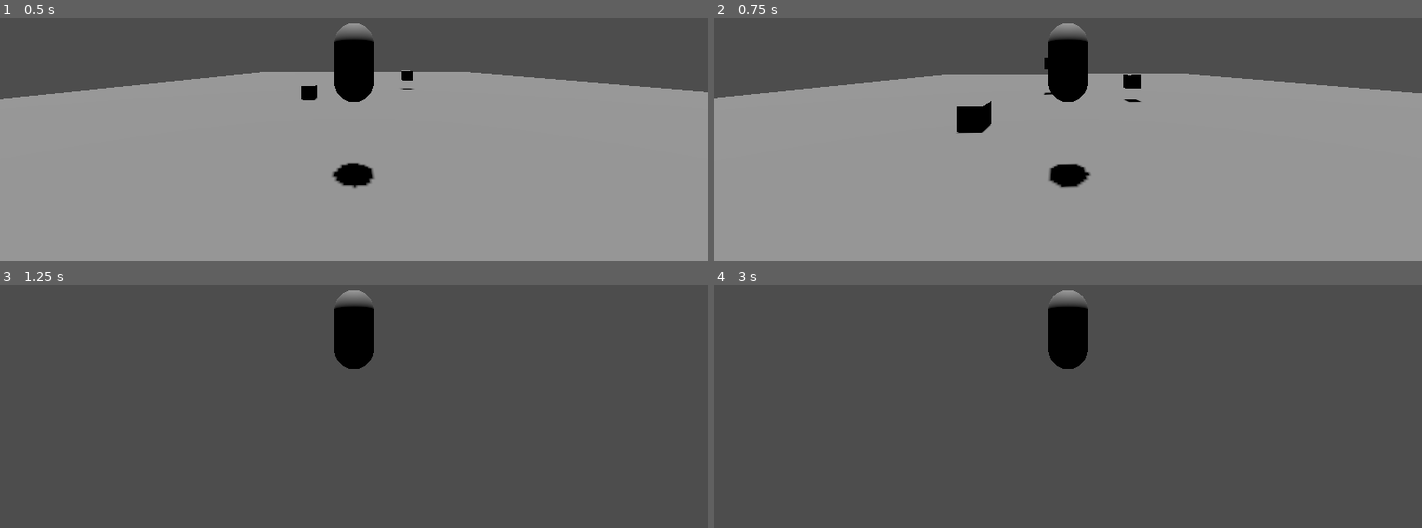
Above: before the commit, frames 1-4 (two rows, left to right).
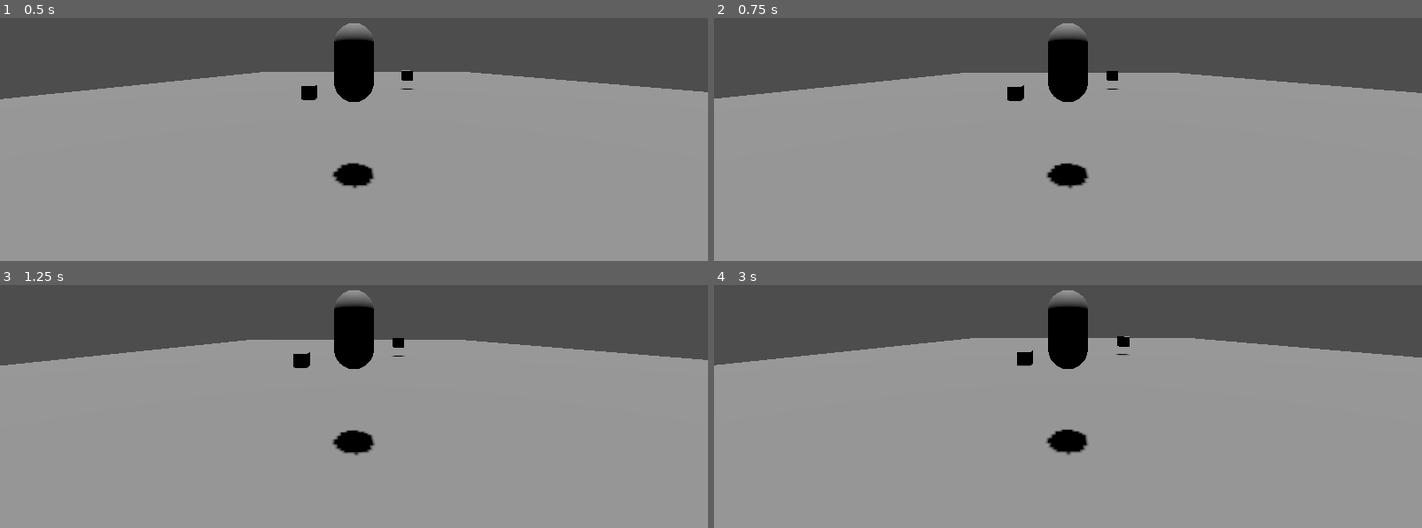
Above: after the commit, the same moments.

Repository: GameDevWeek-2023/ON_VeilBreak
Game: Godot game, scene res://Base.tscn
Two runs of this game, one before a commit and one after it. Both use one fixed random seed, a clock stepped at 60 frames per second and the inputs below.
Inputs (mouse positions are in pixels of both pictures, inside the frame that each line leads up to):
- Up to frame 1 (0.5 s): no input
- Up to frame 2 (0.75 s): tap Enter at 0.5 s; move the mouse to (1103, 61) at 0.52 s; hold W (move_forward) from 0.53 s (still down)
- Up to frame 3 (1.25 s): keep holding W (move_forward)
- Up to frame 4 (3 s): keep holding W (move_forward); move the mouse to (1032, 331) at 1.27 s; tap Space at 2 s; move the mouse to (1082, 321) at 2.02 s; tap Enter at 2.75 s; move the mouse to (1060, 336) at 2.77 s

Frame 1 is identical in both runs. In frame 2, 1.3% of the frame differs, in the area x 0-100%, y 16-71%; in frame 3, 73%; in frame 4, 74%, in the area x 0-100%, y 21-100%.
Error after the commit: Invalid access to property or key 'rotation' on a base object of type 'null instance'. (res://player/player.gd:15)

Commit message:
pulled out movement

Diff:
--- /dev/null
+++ b/player/movement.tscn
@@ -0,0 +1,22 @@
+[gd_scene load_steps=3 format=3 uid="uid://rtm3dqafifby"]
+
+[ext_resource type="Script" path="res://player/SpringArm3D.gd" id="1_npkvy"]
+
+[sub_resource type="CapsuleMesh" id="CapsuleMesh_wx3dr"]
+
+[node name="Movement" type="Node3D"]
+
+[node name="SpringArm3D" type="SpringArm3D" parent="."]
+spring_length = 5.0
+script = ExtResource("1_npkvy")
+
+[node name="Camera3D" type="Camera3D" parent="SpringArm3D"]
+transform = Transform3D(1, 0, 0, 0, 1, 0, 0, 0, 1, 0.193743, -0.126409, 1.48876)
+current = true
+fov = 90.6
+
+[node name="pivot" type="Node3D" parent="."]
+
+[node name="MeshInstance3D" type="MeshInstance3D" parent="pivot"]
+mesh = SubResource("CapsuleMesh_wx3dr")
+skeleton = NodePath("../../../..")
--- a/player/player.gd
+++ b/player/player.gd
@@ -9,16 +9,6 @@
 
 func _physics_process(delta):
 	var move_direction = Vector3.ZERO;
-
-#	if Input.is_action_pressed("move_right"):
-#		move_direction.x += 1;
-#	if Input.is_action_pressed("move_left"):
-#		move_direction.x -= 1;
-#	if Input.is_action_pressed("move_back"):
-#		move_direction.z += 1;
-#	if Input.is_action_pressed("move_forward"):
-#		move_direction.z -= 1;
-
 
 	move_direction.x = Input.get_action_strength("move_right") - Input.get_action_strength("move_left");
 	move_direction.z = Input.get_action_strength("move_back") - Input.get_action_strength("move_forward");
--- a/player/player.tscn
+++ b/player/player.tscn
@@ -1,30 +1,15 @@
-[gd_scene load_steps=5 format=3 uid="uid://b5f8vlhw2s536"]
+[gd_scene load_steps=4 format=3 uid="uid://b5f8vlhw2s536"]
 
 [ext_resource type="Script" path="res://player/player.gd" id="1_ulnls"]
-[ext_resource type="Script" path="res://player/SpringArm3D.gd" id="2_py56m"]
-
-[sub_resource type="CapsuleMesh" id="CapsuleMesh_wx3dr"]
+[ext_resource type="PackedScene" uid="uid://rtm3dqafifby" path="res://player/movement.tscn" id="2_v5qm3"]
 
 [sub_resource type="CapsuleShape3D" id="CapsuleShape3D_2ioct"]
 
 [node name="CharacterBody3D" type="CharacterBody3D"]
 script = ExtResource("1_ulnls")
 
-[node name="SpringArm3D" type="SpringArm3D" parent="."]
-spring_length = 5.0
-script = ExtResource("2_py56m")
-
-[node name="Camera3D" type="Camera3D" parent="SpringArm3D"]
-transform = Transform3D(1, 0, 0, 0, 1, 0, 0, 0, 1, 0.193743, -0.126409, 1.48876)
-current = true
-fov = 90.6
-
-[node name="pivot" type="Node3D" parent="."]
-
-[node name="MeshInstance3D" type="MeshInstance3D" parent="pivot"]
-mesh = SubResource("CapsuleMesh_wx3dr")
-skeleton = NodePath("../../..")
-
 [node name="CollisionShape3D" type="CollisionShape3D" parent="."]
 transform = Transform3D(1, 0, 0, 0, 1, 0, 0, 0, 1, -0.0210164, 0.00938052, 0.00014849)
 shape = SubResource("CapsuleShape3D_2ioct")
+
+[node name="Movement" parent="." instance=ExtResource("2_v5qm3")]
